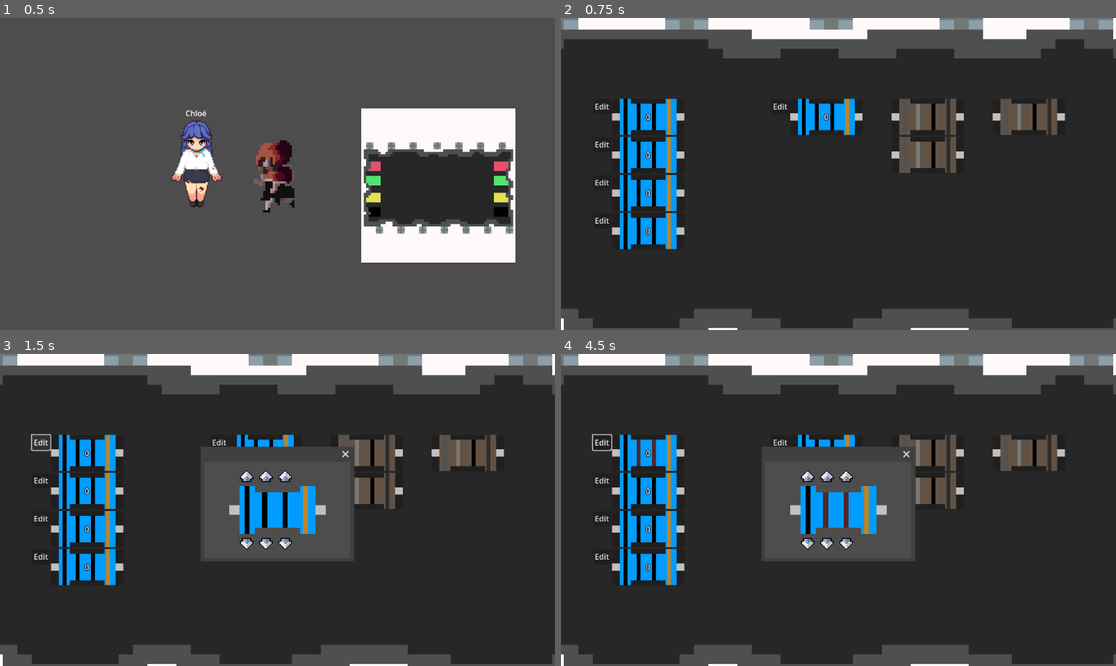
Above: before the commit, frames 1-4 (two rows, left to right).
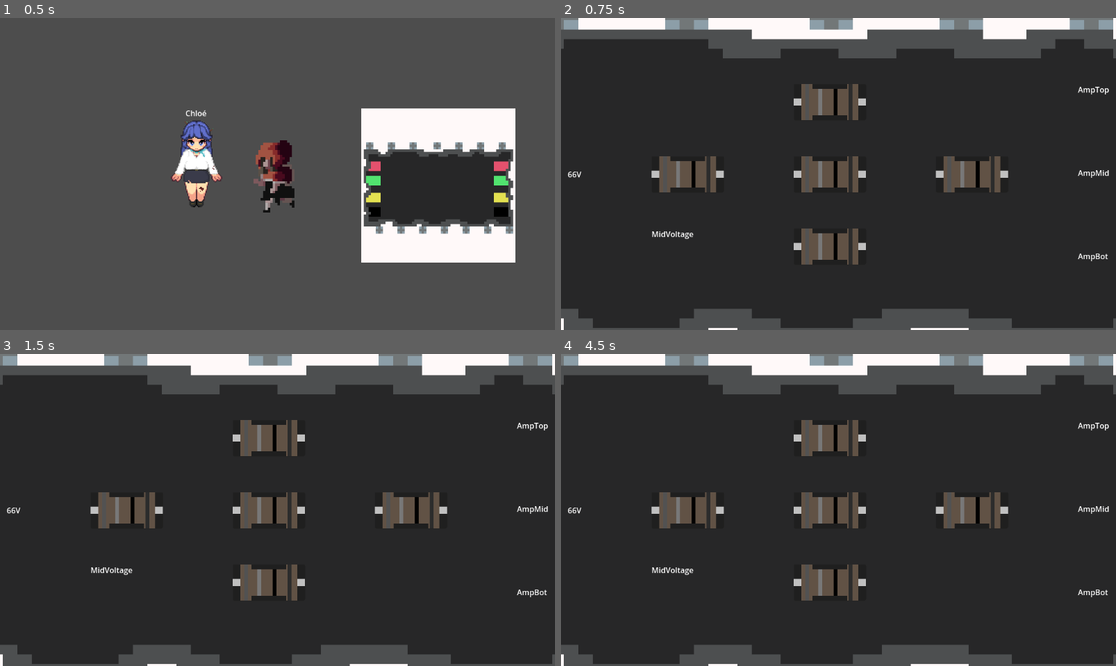
Above: after the commit, the same moments.

Repository: RacoonDOEggs/ProviderGame
Game: Godot game, scene res://scenes/levels/test_level.tscn
Same seed, same stepped clock (60 frames per second), same inputs: the game is played once before the commit and once after it.
Inputs (mouse positions are in pixels of both pictures, inside the frame that each line leads up to):
- Up to frame 1 (0.5 s): no input
- Up to frame 2 (0.75 s): tap Enter at 0.5 s; move the mouse to (999, 186) at 0.52 s; press the mouse at (999, 186) at 0.53 s; hold D (right) from 0.53 s (still down)
- Up to frame 3 (1.5 s): release D (right) at 1.25 s; release the mouse at (438, 522) at 1.25 s; click (38, 441) at 1.25 s, where only the run before the commit has a clickable "Edit"
- Up to frame 4 (4.5 s): click (805, 475) at 2.02 s; click (827, 475) at 2.77 s; click (844, 475) at 3.52 s; click (805, 544) at 4.27 s

Frame 1 is identical in both runs. In frame 2, 13% of the frame differs, in the area x 1-99%, y 21-80%; in frame 3, 20%; in frame 4, 20%.

Commit message:
added resistor puzzle validation

Diff:
--- a/scenes/ui/drag_and_drop.gd
+++ b/scenes/ui/drag_and_drop.gd
@@ -63,9 +63,11 @@
 		texture = data["origin_texture"]
 		data["origin_node"].texture = null
 		object_value = data["origin_object_value"]
-		var temp_id = object_id
+		#var temp_id = object_id
 		object_id = data["origin_object_id"]
-		data["origin_node"].object_id = temp_id
+		#data["origin_node"].object_id = temp_id
+		data["origin_node"].object_id = 0
+		data["origin_node"].object_value = 0
 		update_specific_drop_data(at_position, data)
 
 
--- a/scenes/ui/electrical_box_ui.gd
+++ b/scenes/ui/electrical_box_ui.gd
@@ -1,16 +1,27 @@
 extends CanvasLayer
 
-@onready var resistor1:DragAndDrop = $PanelWindow/HBoxContainer/VBoxContainer/ResistorReceptacle2
-@onready var resistor2:DragAndDrop = $PanelWindow/HBoxContainer/VBoxContainer2/ResistorReceptacle3
-@onready var resistor3:DragAndDrop = $PanelWindow/HBoxContainer/VBoxContainer3/ResistorReceptacle5
-@onready var resistor4:DragAndDrop = $PanelWindow/HBoxContainer/VBoxContainer3/ResistorReceptacle6
-@onready var resistor5:DragAndDrop = $PanelWindow/HBoxContainer/VBoxContainer3/ResistorReceptacle7
+@export var input_voltage:int = 50
+@export var R1_solution:int = 44000
+@export var R2_solution:int = 400000
+@export var R3_solution:int = 45000
+@export var R4_solution:int = 54000
+@export var R5_solution:int = 99000
 
-
+@onready var R1:DragAndDrop = $PanelWindow/HBoxContainer/VBoxContainer1/ResistorReceptacle4
+@onready var R2:DragAndDrop = $PanelWindow/HBoxContainer/VBoxContainer2/ResistorReceptacle5
+@onready var R3:DragAndDrop = $PanelWindow/HBoxContainer/VBoxContainer2/ResistorReceptacle6
+@onready var R4:DragAndDrop = $PanelWindow/HBoxContainer/VBoxContainer3/ResistorReceptacle2
+@onready var R5:DragAndDrop = $PanelWindow/HBoxContainer/VBoxContainer2/ResistorReceptacle3
+@onready var amp_top_label:Label = $PanelWindow/HBoxContainer/VBoxContainer/AmpTop
+@onready var amp_mid_label:Label = $PanelWindow/HBoxContainer/VBoxContainer/AmpMid
+@onready var amp_bot_label:Label = $PanelWindow/HBoxContainer/VBoxContainer/AmpBot
+@onready var in_voltage_label:Label = $PanelWindow/HBoxContainer/InVoltage
+@onready var mid_voltge_label:Label = $PanelWindow/HBoxContainer/VBoxContainer1/MidVoltage
 
 #On affiche l'interface lorsque le signal est reçu
 func _on_electrical_box_object_electrical_box_clicked():
 	visible = true
+	update_circuit_measurements()
 
 #On cache l'interface lorsque le bouton quitter est appuyé
 func _on_texture_button_pressed():
@@ -21,3 +32,36 @@
 	if event is InputEventKey:
 		if event.pressed and event.keycode == KEY_ESCAPE:
 			visible = false
+
+
+func update_circuit_measurements():
+	in_voltage_label.text = str(input_voltage) + "V"
+	if R1.object_value != 0 && R2.object_value != 0 && R3.object_value != 0 && R4.object_value != 0 && R5.object_value != 0:
+		var r_eq = pow(((1/R2.object_value) + (1/(R3.object_value + R4.object_value)) + (1/R5.object_value)), -1)
+		var mid_voltage = (input_voltage * r_eq) / (R1.object_value + r_eq)
+		mid_voltge_label.text = str(mid_voltage) + "V"
+		var amp_top = mid_voltage / R2.object_value
+		var amp_mid = mid_voltage / (R3.object_value + R4.object_value)
+		var amp_bot = mid_voltage / (R5.object_value)
+		amp_top_label.text = amp_to_str(amp_top)
+		amp_mid_label.text = amp_to_str(amp_mid)
+		amp_bot_label.text = amp_to_str(amp_bot)
+	else:
+		pass
+
+func validate_circuit():
+	if R1.object_value == R1_solution && R2.object_value == R2_solution && R3.object_value == R3_solution && R4.object_value == R4_solution && R5.object_value == R5_solution:
+		$PanelWindow/ColorRect.modulate = Color(0.0,1.0,0.0)
+
+func amp_to_str(value:float) -> String:
+	if value < 0.001:
+		return str(value / 0.000001) + "μA"
+	elif value < 0.01:
+		return str(value / 0.0001) + "mA"
+	else:
+		return str(value) + "A"
+
+
+func _on_button_pressed():
+	update_circuit_measurements()
+	validate_circuit()
--- a/scenes/ui/electrical_box_ui.tscn
+++ b/scenes/ui/electrical_box_ui.tscn
@@ -17,33 +17,37 @@
 shader_parameter/newColor2 = Color(0, 0, 0, 1)
 shader_parameter/newColor3 = Color(0, 0, 0, 1)
 
-
 [sub_resource type="ShaderMaterial" id="ShaderMaterial_prq5q"]
-
-resource_local_to_scene = true
-shader = ExtResource("5_44u2a")
-shader_parameter/oldColor1 = Color(0, 1, 0, 1)
-shader_parameter/oldColor2 = Color(1, 0, 0, 1)
-shader_parameter/oldColor3 = Color(0, 0, 0, 1)
-shader_parameter/newColor1 = Color(0, 0, 0, 1)
-shader_parameter/newColor2 = Color(0, 0, 0, 1)
-shader_parameter/newColor3 = Color(0, 0, 0, 1)
-
+resource_local_to_scene = true
+shader = ExtResource("5_44u2a")
+shader_parameter/oldColor1 = Color(0, 1, 0, 1)
+shader_parameter/oldColor2 = Color(1, 0, 0, 1)
+shader_parameter/oldColor3 = Color(0, 0, 0, 1)
+shader_parameter/newColor1 = Color(0, 0, 0, 1)
+shader_parameter/newColor2 = Color(0, 0, 0, 1)
+shader_parameter/newColor3 = Color(0, 0, 0, 1)
 
 [sub_resource type="ShaderMaterial" id="ShaderMaterial_uyr5y"]
-
-resource_local_to_scene = true
-shader = ExtResource("5_44u2a")
-shader_parameter/oldColor1 = Color(0, 1, 0, 1)
-shader_parameter/oldColor2 = Color(1, 0, 0, 1)
-shader_parameter/oldColor3 = Color(0, 0, 0, 1)
-shader_parameter/newColor1 = Color(0, 0, 0, 1)
-shader_parameter/newColor2 = Color(0, 0, 0, 1)
-shader_parameter/newColor3 = Color(0, 0, 0, 1)
-
+resource_local_to_scene = true
+shader = ExtResource("5_44u2a")
+shader_parameter/oldColor1 = Color(0, 1, 0, 1)
+shader_parameter/oldColor2 = Color(1, 0, 0, 1)
+shader_parameter/oldColor3 = Color(0, 0, 0, 1)
+shader_parameter/newColor1 = Color(0, 0, 0, 1)
+shader_parameter/newColor2 = Color(0, 0, 0, 1)
+shader_parameter/newColor3 = Color(0, 0, 0, 1)
 
 [sub_resource type="ShaderMaterial" id="ShaderMaterial_jyv0w"]
-
+resource_local_to_scene = true
+shader = ExtResource("5_44u2a")
+shader_parameter/oldColor1 = Color(0, 1, 0, 1)
+shader_parameter/oldColor2 = Color(1, 0, 0, 1)
+shader_parameter/oldColor3 = Color(0, 0, 0, 1)
+shader_parameter/newColor1 = Color(0, 0, 0, 1)
+shader_parameter/newColor2 = Color(0, 0, 0, 1)
+shader_parameter/newColor3 = Color(0, 0, 0, 1)
+
+[sub_resource type="ShaderMaterial" id="ShaderMaterial_x4k15"]
 resource_local_to_scene = true
 shader = ExtResource("5_44u2a")
 shader_parameter/oldColor1 = Color(0, 1, 0, 1)
@@ -64,6 +68,16 @@
 shader_parameter/newColor3 = Color(0, 0, 0, 1)
 
 [sub_resource type="ShaderMaterial" id="ShaderMaterial_h7vom"]
+resource_local_to_scene = true
+shader = ExtResource("5_44u2a")
+shader_parameter/oldColor1 = Color(0, 1, 0, 1)
+shader_parameter/oldColor2 = Color(1, 0, 0, 1)
+shader_parameter/oldColor3 = Color(0, 0, 0, 1)
+shader_parameter/newColor1 = Color(0, 0, 0, 1)
+shader_parameter/newColor2 = Color(0, 0, 0, 1)
+shader_parameter/newColor3 = Color(0, 0, 0, 1)
+
+[sub_resource type="ShaderMaterial" id="ShaderMaterial_7oi5w"]
 resource_local_to_scene = true
 shader = ExtResource("5_44u2a")
 shader_parameter/oldColor1 = Color(0, 1, 0, 1)
@@ -95,6 +109,7 @@
 
 [node name="ElectricalBoxUI" type="CanvasLayer"]
 script = ExtResource("1_kcxba")
+input_voltage = 66
 
 [node name="PanelWindow" type="Control" parent="."]
 layout_mode = 3
@@ -131,6 +146,52 @@
 grow_horizontal = 0
 texture_normal = ExtResource("2_qrnio")
 
+[node name="HBoxContainer2" type="HBoxContainer" parent="PanelWindow"]
+layout_mode = 1
+anchors_preset = 5
+anchor_left = 0.5
+anchor_right = 0.5
+offset_left = -306.0
+offset_top = -500.0
+offset_right = 306.0
+offset_bottom = -425.0
+grow_horizontal = 2
+theme_override_constants/separation = 180
+
+[node name="ResistorReceptacle" parent="PanelWindow/HBoxContainer2" instance=ExtResource("5_5clvd")]
+material = SubResource("ShaderMaterial_uw6v7")
+layout_mode = 2
+texture = ExtResource("5_pq8tp")
+object_id = 1
+
+[node name="ResistorReceptacle2" parent="PanelWindow/HBoxContainer2" instance=ExtResource("5_5clvd")]
+material = SubResource("ShaderMaterial_prq5q")
+layout_mode = 2
+texture = ExtResource("5_pq8tp")
+object_id = 1
+
+[node name="ResistorReceptacle3" parent="PanelWindow/HBoxContainer2" instance=ExtResource("5_5clvd")]
+material = SubResource("ShaderMaterial_uyr5y")
+layout_mode = 2
+texture = ExtResource("5_pq8tp")
+object_id = 1
+
+[node name="ResistorReceptacle4" parent="PanelWindow/HBoxContainer2" instance=ExtResource("5_5clvd")]
+material = SubResource("ShaderMaterial_jyv0w")
+layout_mode = 2
+texture = ExtResource("5_pq8tp")
+object_id = 1
+
+[node name="ResistorReceptacle5" parent="PanelWindow/HBoxContainer2" instance=ExtResource("5_5clvd")]
+material = SubResource("ShaderMaterial_x4k15")
+layout_mode = 2
+texture = ExtResource("5_pq8tp")
+object_id = 1
+
+[node name="Button" type="Button" parent="PanelWindow/HBoxContainer2"]
+layout_mode = 2
+text = "Validate"
+
 [node name="HBoxContainer" type="HBoxContainer" parent="PanelWindow"]
 layout_mode = 1
 anchors_preset = 8
@@ -139,79 +200,99 @@
 anchor_right = 0.5
 anchor_bottom = 0.5
 offset_left = -370.0
-offset_top = -25.0
+offset_top = -187.5
 offset_right = 370.0
-offset_bottom = 25.0
+offset_bottom = 187.5
 grow_horizontal = 2
 grow_vertical = 2
-theme_override_constants/separation = 60
-
-[node name="VBoxContainer" type="VBoxContainer" parent="PanelWindow/HBoxContainer"]
+theme_override_constants/separation = 145
+
+[node name="InVoltage" type="Label" parent="PanelWindow/HBoxContainer"]
+layout_mode = 2
+text = "InVoltage"
+
+[node name="VBoxContainer1" type="VBoxContainer" parent="PanelWindow/HBoxContainer"]
 custom_minimum_size = Vector2(100, 50)
 layout_mode = 2
-
-[node name="ResistorReceptacle" parent="PanelWindow/HBoxContainer/VBoxContainer" instance=ExtResource("5_5clvd")]
-material = SubResource("ShaderMaterial_uw6v7")
-layout_mode = 2
-texture = ExtResource("5_pq8tp")
-object_id = 1
-
-[node name="ResistorReceptacle2" parent="PanelWindow/HBoxContainer/VBoxContainer" instance=ExtResource("5_5clvd")]
-
-material = SubResource("ShaderMaterial_prq5q")
-
-layout_mode = 2
-texture = ExtResource("5_pq8tp")
-object_id = 1
-
-[node name="ResistorReceptacle3" parent="PanelWindow/HBoxContainer/VBoxContainer" instance=ExtResource("5_5clvd")]
-
-material = SubResource("ShaderMaterial_uyr5y")
-
-layout_mode = 2
-texture = ExtResource("5_pq8tp")
-object_id = 1
-
-[node name="ResistorReceptacle4" parent="PanelWindow/HBoxContainer/VBoxContainer" instance=ExtResource("5_5clvd")]
-
-material = SubResource("ShaderMaterial_jyv0w")
-
-layout_mode = 2
-texture = ExtResource("5_pq8tp")
-object_id = 1
+theme_override_constants/separation = 75
+
+[node name="Filler" type="Control" parent="PanelWindow/HBoxContainer/VBoxContainer1"]
+layout_mode = 2
+
+[node name="Filler2" type="Control" parent="PanelWindow/HBoxContainer/VBoxContainer1"]
+layout_mode = 2
+
+[node name="ResistorReceptacle4" parent="PanelWindow/HBoxContainer/VBoxContainer1" instance=ExtResource("5_5clvd")]
+material = SubResource("ShaderMaterial_qhx31")
+layout_mode = 2
+
+[node name="MidVoltage" type="Label" parent="PanelWindow/HBoxContainer/VBoxContainer1"]
+layout_mode = 2
+text = "MidVoltage"
 
 [node name="VBoxContainer2" type="VBoxContainer" parent="PanelWindow/HBoxContainer"]
 custom_minimum_size = Vector2(100, 50)
 layout_mode = 2
+theme_override_constants/separation = 75
+
+[node name="ResistorReceptacle5" parent="PanelWindow/HBoxContainer/VBoxContainer2" instance=ExtResource("5_5clvd")]
+material = SubResource("ShaderMaterial_h7vom")
+layout_mode = 2
+
+[node name="ResistorReceptacle6" parent="PanelWindow/HBoxContainer/VBoxContainer2" instance=ExtResource("5_5clvd")]
+material = SubResource("ShaderMaterial_7oi5w")
+layout_mode = 2
+
+[node name="ResistorReceptacle3" parent="PanelWindow/HBoxContainer/VBoxContainer2" instance=ExtResource("5_5clvd")]
+material = SubResource("ShaderMaterial_nj6j1")
+layout_mode = 2
 
 [node name="VBoxContainer3" type="VBoxContainer" parent="PanelWindow/HBoxContainer"]
 custom_minimum_size = Vector2(100, 50)
 layout_mode = 2
-
-[node name="ResistorReceptacle4" parent="PanelWindow/HBoxContainer/VBoxContainer3" instance=ExtResource("5_5clvd")]
-material = SubResource("ShaderMaterial_qhx31")
-layout_mode = 2
-texture = ExtResource("5_pq8tp")
-object_id = 1
-
-[node name="VBoxContainer4" type="VBoxContainer" parent="PanelWindow/HBoxContainer"]
-custom_minimum_size = Vector2(100, 50)
-layout_mode = 2
-
-[node name="ResistorReceptacle5" parent="PanelWindow/HBoxContainer/VBoxContainer4" instance=ExtResource("5_5clvd")]
-material = SubResource("ShaderMaterial_h7vom")
-layout_mode = 2
-
-[node name="ResistorReceptacle3" parent="PanelWindow/HBoxContainer/VBoxContainer4" instance=ExtResource("5_5clvd")]
-material = SubResource("ShaderMaterial_nj6j1")
-layout_mode = 2
-
-[node name="VBoxContainer5" type="VBoxContainer" parent="PanelWindow/HBoxContainer"]
-custom_minimum_size = Vector2(100, 50)
-layout_mode = 2
-
-[node name="ResistorReceptacle2" parent="PanelWindow/HBoxContainer/VBoxContainer5" instance=ExtResource("5_5clvd")]
+theme_override_constants/separation = 75
+
+[node name="Filler3" type="Control" parent="PanelWindow/HBoxContainer/VBoxContainer3"]
+layout_mode = 2
+
+[node name="Filler4" type="Control" parent="PanelWindow/HBoxContainer/VBoxContainer3"]
+layout_mode = 2
+
+[node name="ResistorReceptacle2" parent="PanelWindow/HBoxContainer/VBoxContainer3" instance=ExtResource("5_5clvd")]
 material = SubResource("ShaderMaterial_c5vee")
 layout_mode = 2
 
+[node name="VBoxContainer" type="VBoxContainer" parent="PanelWindow/HBoxContainer"]
+texture_filter = 1
+layout_mode = 2
+theme_override_constants/separation = 150
+
+[node name="AmpTop" type="Label" parent="PanelWindow/HBoxContainer/VBoxContainer"]
+layout_mode = 2
+text = "AmpTop"
+
+[node name="AmpMid" type="Label" parent="PanelWindow/HBoxContainer/VBoxContainer"]
+layout_mode = 2
+text = "AmpMid"
+
+[node name="AmpBot" type="Label" parent="PanelWindow/HBoxContainer/VBoxContainer"]
+layout_mode = 2
+text = "AmpBot"
+
+[node name="ColorRect" type="ColorRect" parent="PanelWindow"]
+modulate = Color(1, 0, 0, 1)
+layout_mode = 1
+anchors_preset = 3
+anchor_left = 1.0
+anchor_top = 1.0
+anchor_right = 1.0
+anchor_bottom = 1.0
+offset_left = 700.0
+offset_top = 500.0
+offset_right = 740.0
+offset_bottom = 540.0
+grow_horizontal = 0
+grow_vertical = 0
+
 [connection signal="pressed" from="PanelWindow/TextureRect/TextureButton" to="." method="_on_texture_button_pressed"]
+[connection signal="pressed" from="PanelWindow/HBoxContainer2/Button" to="." method="_on_button_pressed"]
--- a/scenes/ui/resistor_receptacle.gd
+++ b/scenes/ui/resistor_receptacle.gd
@@ -48,7 +48,6 @@
 	return data["origin_group_id"] == group_id and data["origin_texture"] != texture
 
 func update_specific_drop_data(_at_position, data):
-	$Label.text = str(data["origin_object_value"])
 	data["origin_node"].get_child(1).text = ""
 	data["origin_node"].get_child(2).get_child(0).visible = false
 	$MarginContainer/EditButton.visible = true
@@ -56,6 +55,7 @@
 	color2 = data["origin_color2"]
 	color3 = data["origin_color3"]
 	update_resistor_colors()
+	update_resistor_value()
 
 func _on_edit_button_pressed():
 	$Window.show()
Not shown: 1 places in scenes/ui/electrical_box_ui.tscn that only renumber resources
